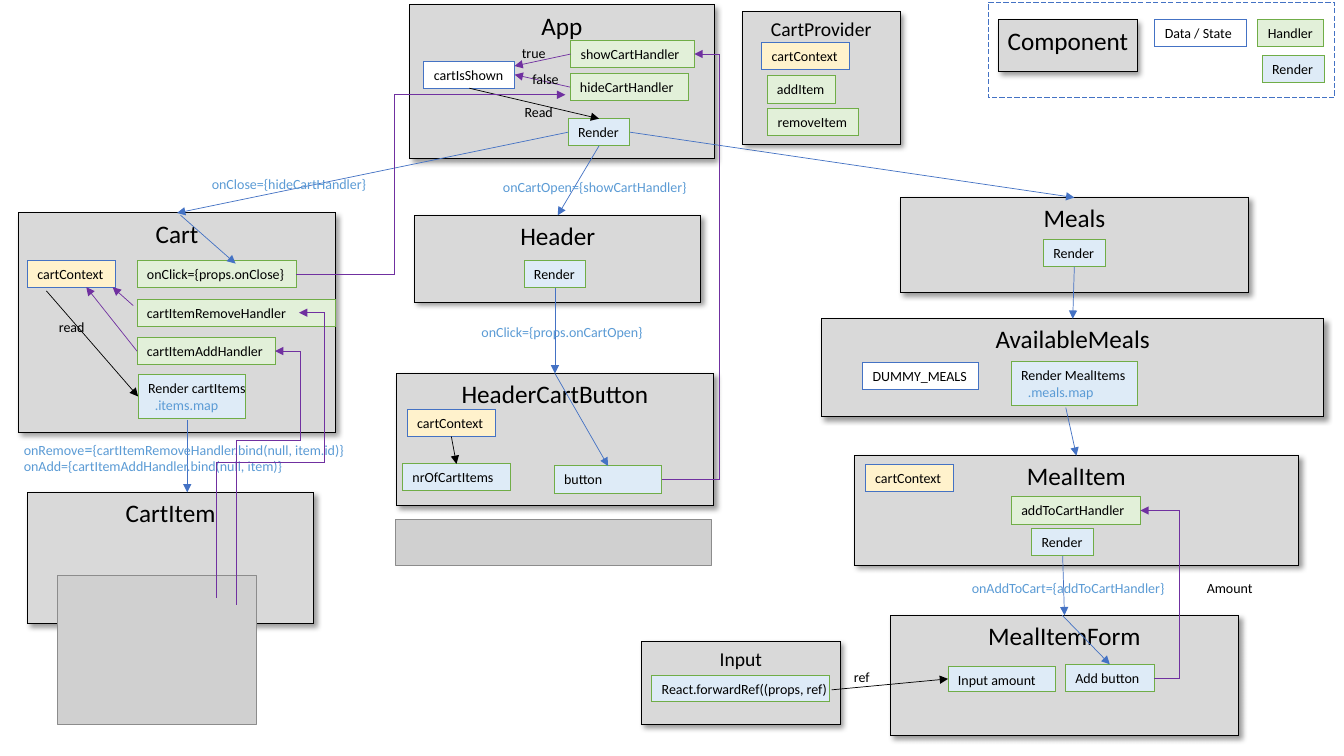
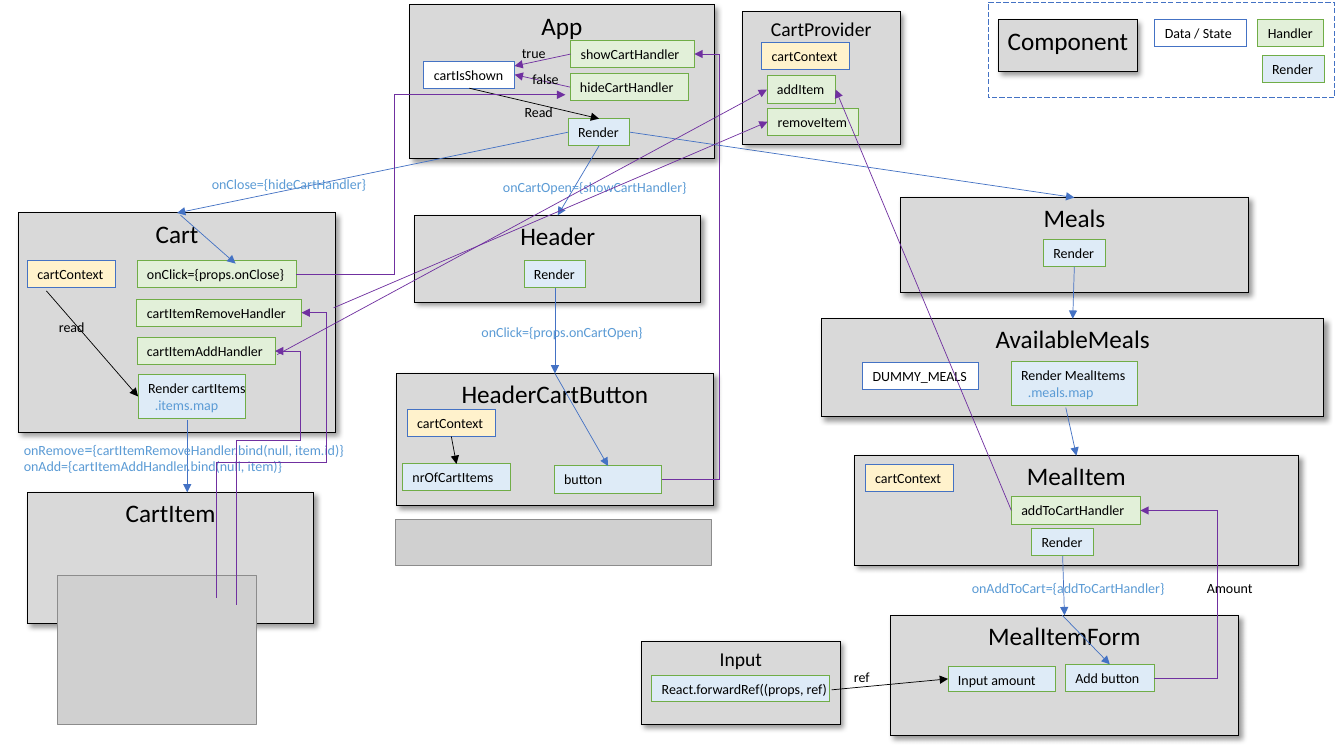
Before and after one commit to brameldering/bram-food-app, a slide deck: slide 1 of Software Architecture.pptx. Drawn at 1344x756 pixels with LibreOffice and Linux fonts; fonts in the diff are those of the drawing; grey boxes stand for pictures. Boxes give left, top, right and bottom in pixels: in the first picture for what was removed or moved away, otherwise in the second. Text is boxed around its words. In the diff, an @@ line names an element or a change of style, - is before the commit and + after.

Commit message:
Updated Software Architecture PPT

```diff
--- a/Software Architecture.pptx
+++ b/Software Architecture.pptx
@@ arrow moved from (137, 351) - (87, 287) to (277, 355) - (767, 90) @@
@@ arrow added from (1011, 510) to (836, 90), #7030A0 0.5 pt @@
@@ arrow moved from (133, 306) - (113, 287) to (334, 308) - (768, 122) @@
@@ rectangle "cartItemRemoveHandler": place and size @@
-rectangle "cartItemRemoveHandler" at (137,299,336,327)
+rectangle "cartItemRemoveHandler" at (137,299,301,327)
@@ elbow arrow (217, 598) - (301, 313): route changed @@
@@ elbow arrow (1154, 679) - (1140, 510): route changed @@
```
Also in this commit, not shown: 1 other file.
